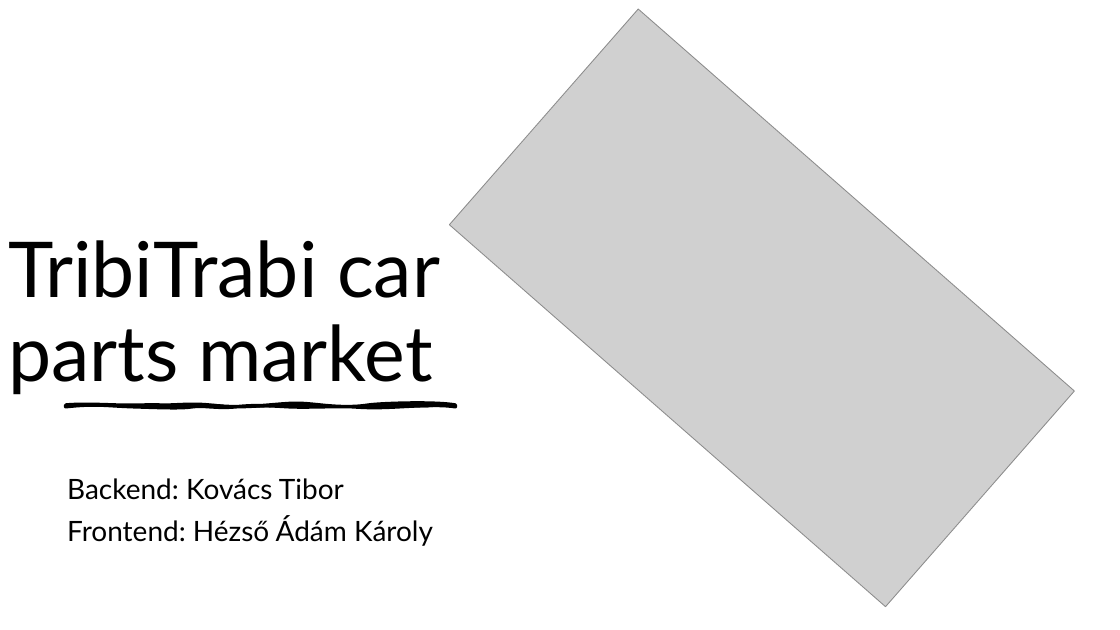
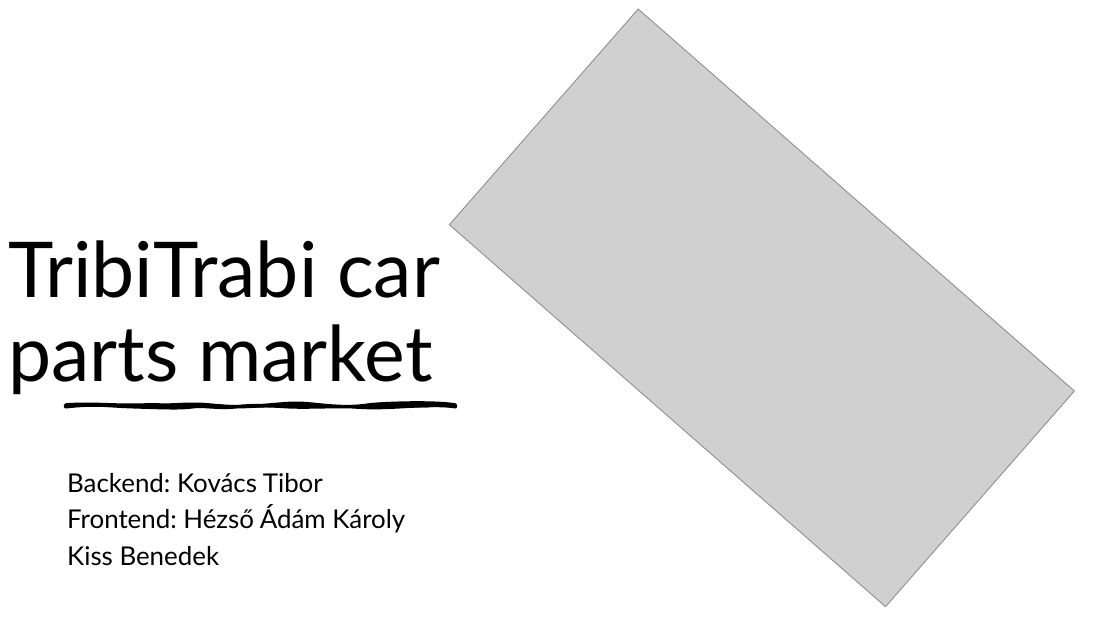
Before and after one commit to AdamHezso/Erettsegi-projekt, a slide deck: slide 1 of tribitrabi.pptx. Drawn at 1120x630 pixels with LibreOffice and Linux fonts; fonts in the diff are those of the drawing; grey boxes stand for pictures. Boxes give left, top, right and bottom in pixels: in the first picture for what was removed or moved away, otherwise in the second. Text is boxed around its words. In the diff, an @@ line names an element or a change of style, - is before the commit and + after.

```diff
--- a/tribitrabi.pptx
+++ b/tribitrabi.pptx
@@ subtitle at (67,473,405,533): size 24 to 22.2 pt in "Backend: Kovács Tibor", "Frontend: Hézső Ádám Károly"; line spacing 0.9 to 0.8 @@
@@ subtitle at (67,546,220,566): paragraph added @@
+Kiss Benedek
```
Also in this commit, not shown: 4 other slides changed.
